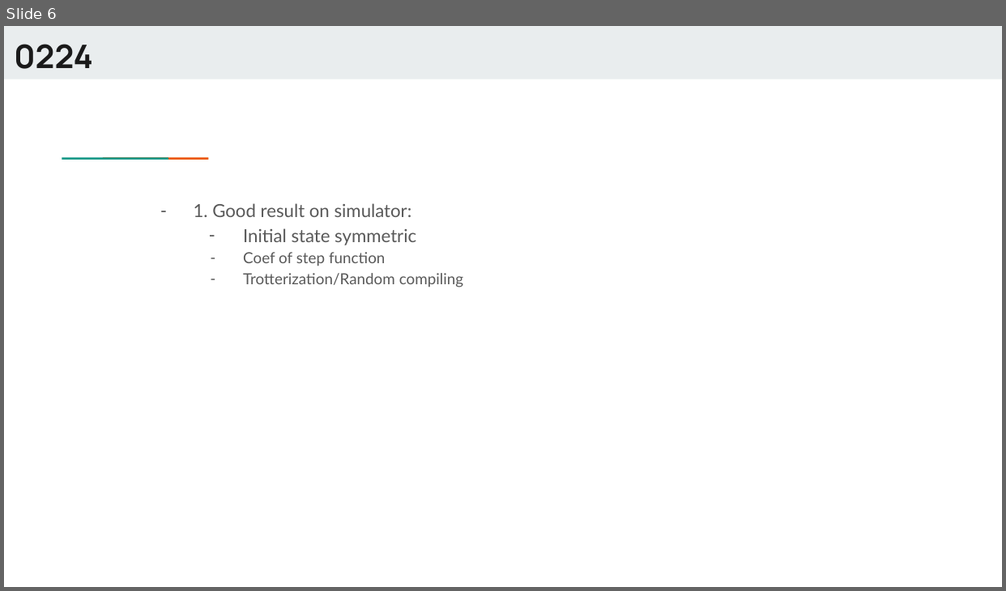
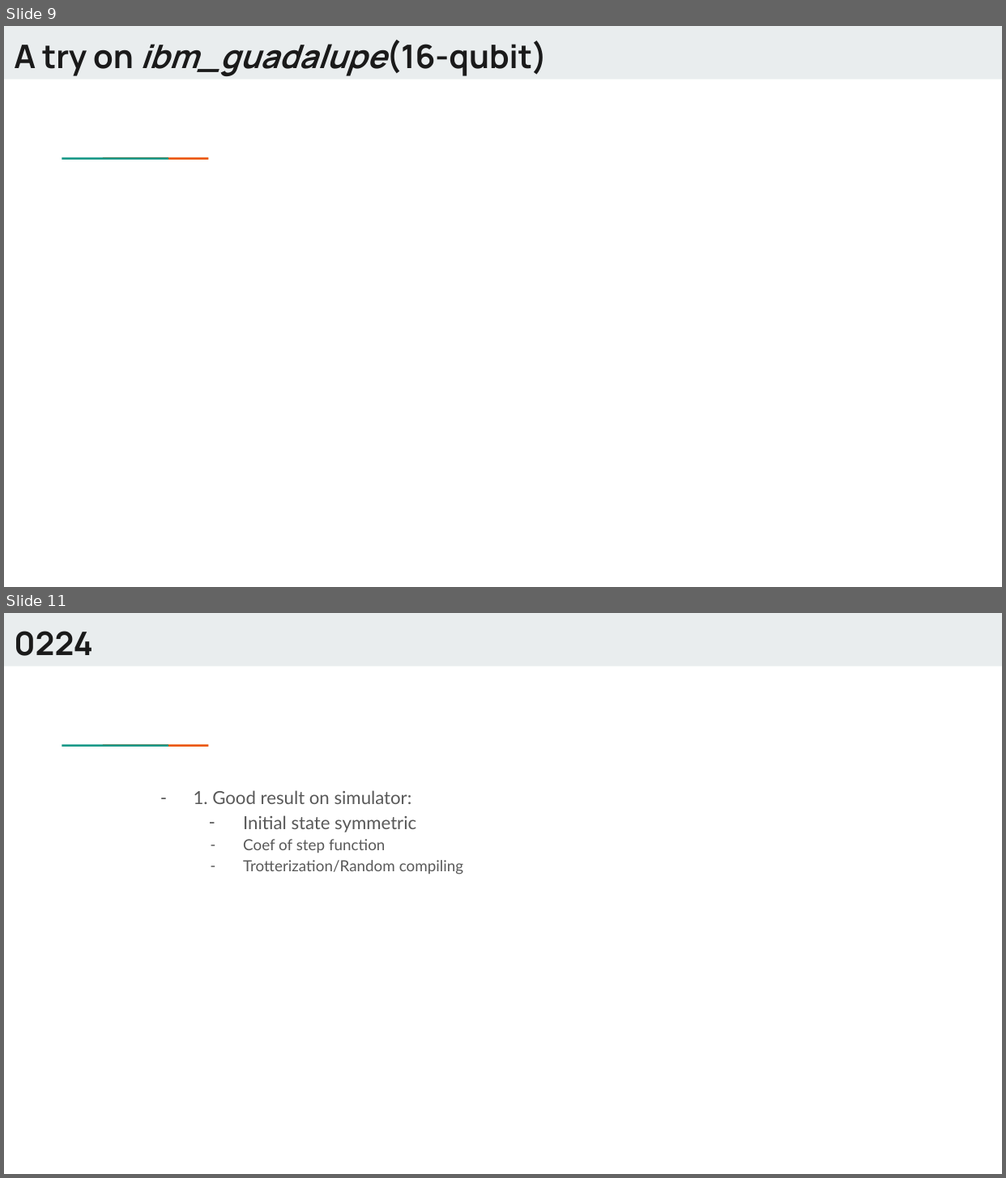
Before and after one commit to Dran-Z/QHack2023-SunnyDelft, a slide deck: QHack-SunnyDelft.pptx. Shown one above the other, each under a label of ours: slide 6 before the commit, slides 9 and 11 after it; the slides between them are not shown. The pictures are 1006x591 and 1006x1178 pixels, drawn with LibreOffice and Linux fonts; fonts in the diff are those of the drawing. Boxes give left, top, right and bottom in pixels: in the first picture for what was removed or moved away, otherwise in the second. Text is boxed around its words. In the diff, an @@ line names an element or a change of style, - is before the commit and + after.

```diff
--- a/QHack-SunnyDelft.pptx
+++ b/QHack-SunnyDelft.pptx
@@ slide 9 added at <box>4,26,1002,587</box>, background #FFFFFF; not listed: 3 template elements that a slide beside it also shows @@
@@ title added at <box>14,40,547,76</box>, 23.4 pt, text #1A1A1A, bold @@
+A try on ibm_guadalupe(16-qubit)
@@ what was slide 6 is now slide 11 @@
```
Also in this commit, not shown: 3 slides changed, 5 other slides added, 1 slide removed, 7 other files.
